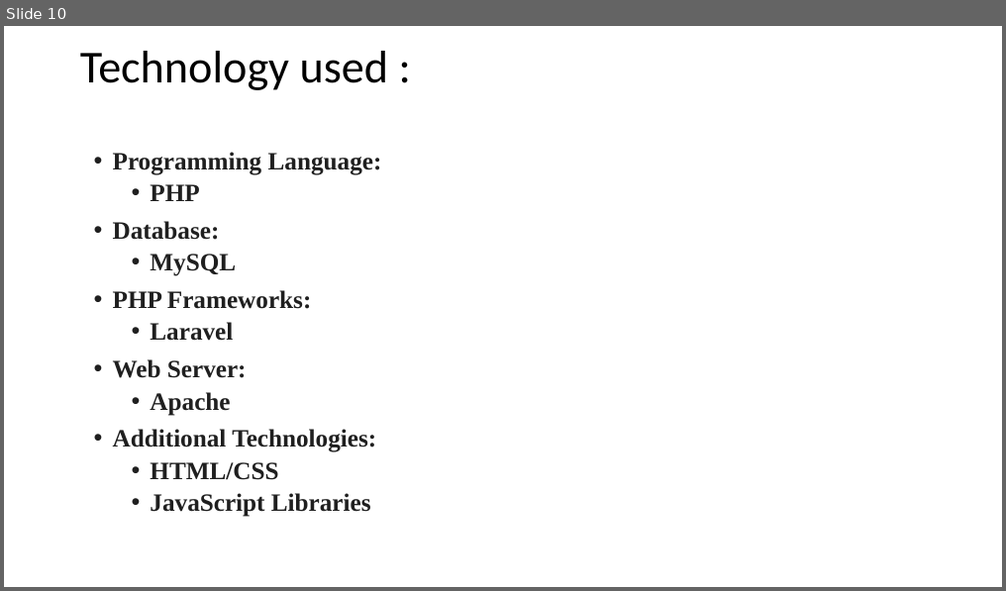
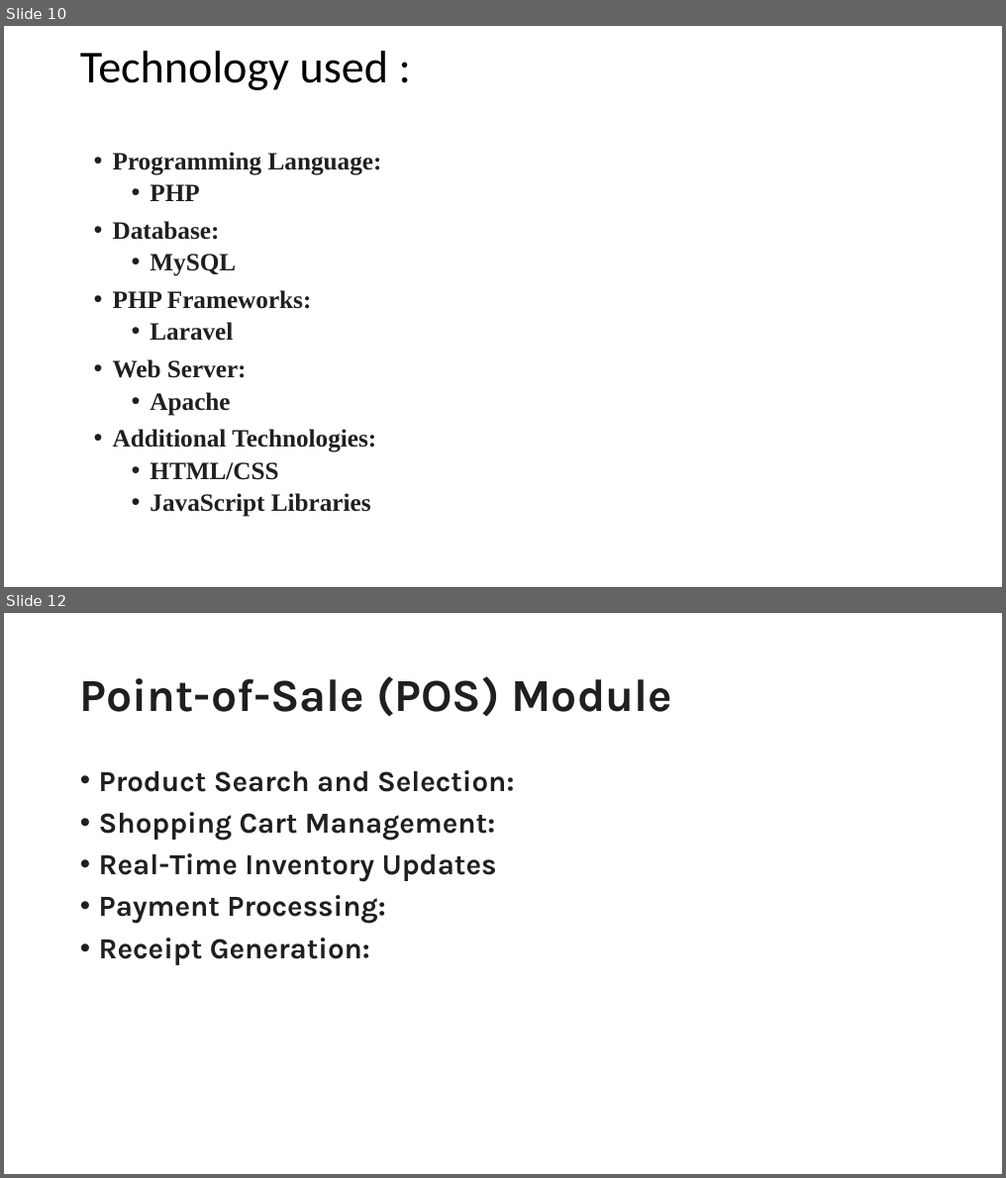
Before and after one commit to sheshagiri-62/6th-Sem-Project-Doc, a slide deck: ppt/final ppt content for CIE 1.pptx. Shown one above the other, each under a label of ours: slide 10 before the commit, slides 10 and 12 after it; the slides between them are not shown. The pictures are 1006x591 and 1006x1178 pixels, drawn with LibreOffice and Linux fonts; fonts in the diff are those of the drawing. Boxes give left, top, right and bottom in pixels: in the first picture for what was removed or moved away, otherwise in the second. Text is boxed around its words. In the diff, an @@ line names an element or a change of style, - is before the commit and + after.

```diff
--- a/ppt/final ppt content for CIE 1.pptx
+++ b/ppt/final ppt content for CIE 1.pptx
@@ slide 12 added at box(4, 613, 1002, 1174), background #FFFFFF @@
@@ title added at box(80, 676, 671, 717), 44 pt, text #1F1F1F, bold @@
+Point-of-Sale (POS) Module
@@ text added at box(99, 770, 514, 965), 28 pt, text #1F1F1F, bold @@
+• Product Search and Selection:
+• Shopping Cart Management:
+• Real-Time Inventory Updates
+• Payment Processing:
+• Receipt Generation:
```
Also in this commit, not shown: 3 other slides added, 1 slide removed, 28 other files.
